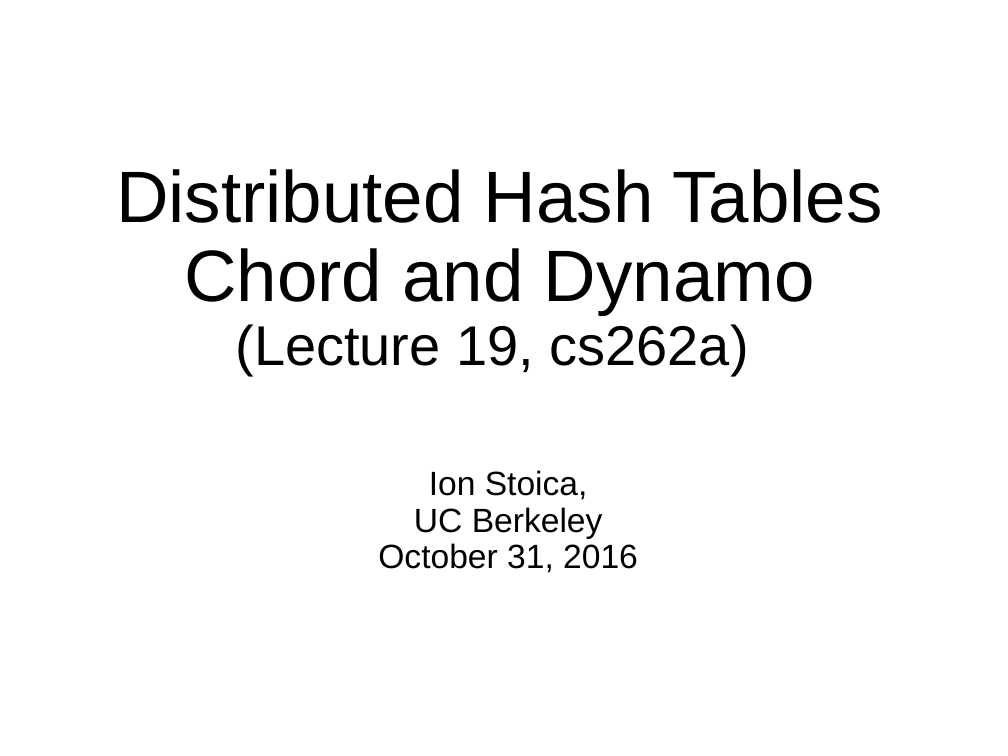
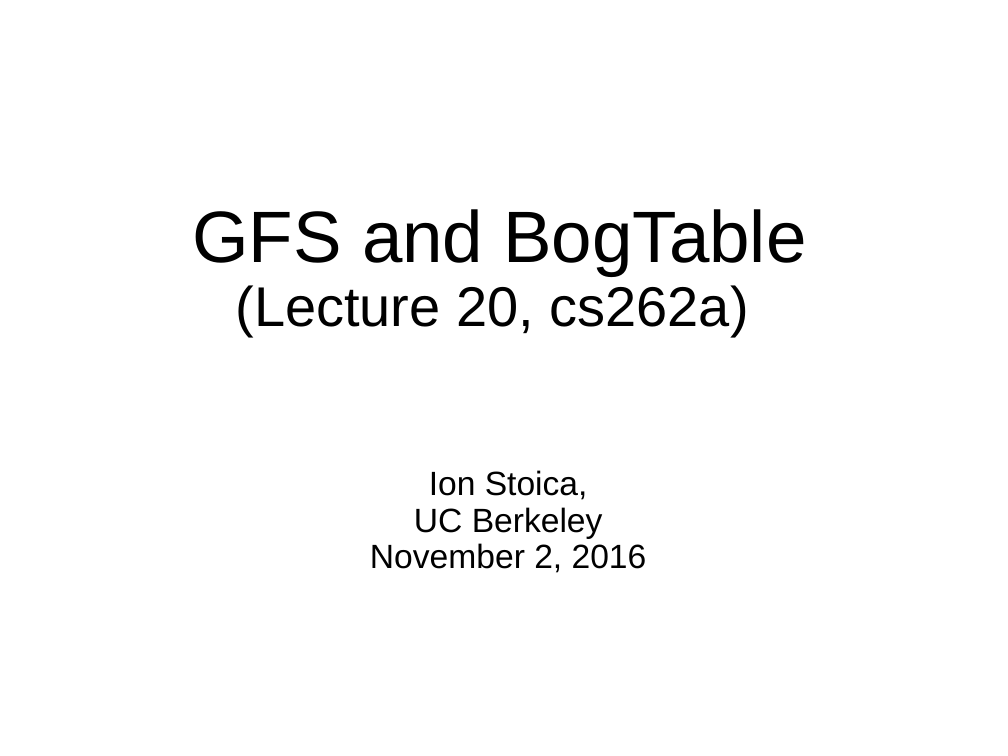
Before and after one commit to amplab/cs262a-fall2016, a slide deck: slide 1 of notes/19-Chord-Dynamo.pptx. Drawn at 1008x756 pixels with LibreOffice and Linux fonts; fonts in the diff are those of the drawing. Boxes give left, top, right and bottom in pixels: in the first picture for what was removed or moved away, otherwise in the second. Text is boxed around its words. In the diff, an @@ line names an element or a change of style, - is before the commit and + after.

```diff
--- a/notes/19-Chord-Dynamo.pptx
+++ b/notes/19-Chord-Dynamo.pptx
@@ title at [192, 209, 806, 336]: text changed; size 52 to 40 pt @@
-Distributed Hash Tables
-Chord and Dynamo
-(Lecture 19, cs262a)
+GFS and BogTable
+(Lecture 20, cs262a)
@@ subtitle at [370, 543, 647, 573]: text changed @@
-October 31, 2016
+November 2, 2016
```
Also in this commit, not shown: 5 other files.
